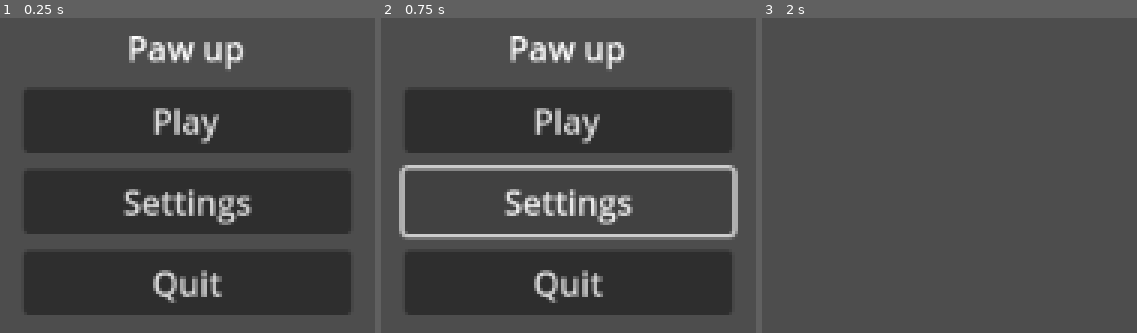
Above: before the commit, frames 1-3 (left to right).
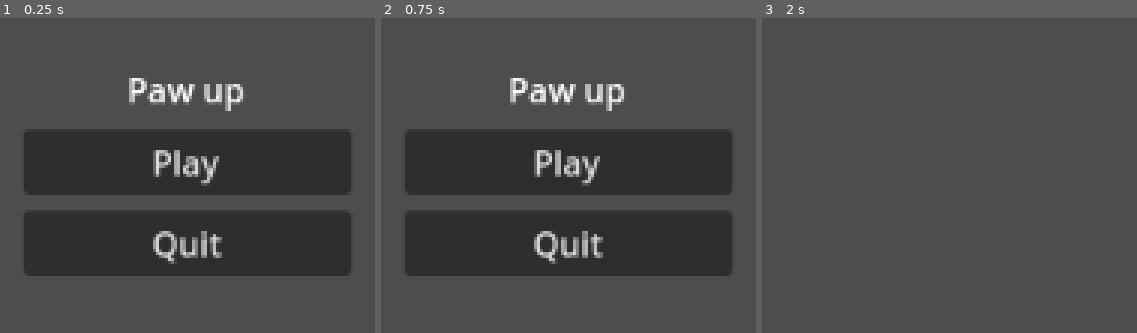
Above: after the commit, the same moments.

Repository: awowy/Cat-Game
Game: Godot game, scene res://scenes/Mainmenu.tscn
Two runs of this game, one before a commit and one after it. Both use one fixed random seed, a clock stepped at 60 frames per second and the inputs below. The project has no main scene, so this scene is started directly.
Inputs (mouse positions are in pixels of both pictures, inside the frame that each line leads up to):
- Up to frame 1 (0.25 s): no input
- Up to frame 2 (0.75 s): click (568, 200) at 0.5 s, where only the run before the commit has a clickable "Settings"
- Up to frame 3 (2 s): click "Play" at 1.25 s

The runs differ from the first frame. In frame 1, 37% of the frame differs, in the area x 6-94%, y 5-95%; in frame 2, 35%; in frame 3, nothing differs.

Commit message:
feat: add nothing

Diff:
--- a/cat-game/scenes/Mainmenu.tscn
+++ b/cat-game/scenes/Mainmenu.tscn
@@ -11,7 +11,7 @@
 grow_vertical = 2
 script = ExtResource("1_gmv32")
 
-[node name="VBoxContainer" type="VBoxContainer" parent="."]
+[node name="menupanel" type="VBoxContainer" parent="."]
 layout_mode = 1
 anchors_preset = 8
 anchor_left = 0.5
@@ -26,23 +26,18 @@
 grow_vertical = 2
 theme_override_constants/separation = 8
 
-[node name="Label" type="Label" parent="VBoxContainer"]
+[node name="Label" type="Label" parent="menupanel"]
 layout_mode = 2
 size_flags_horizontal = 4
 text = "Paw up"
 
-[node name="Playbutton" type="Button" parent="VBoxContainer"]
+[node name="Playbutton" type="Button" parent="menupanel"]
 layout_mode = 2
 text = "Play"
 
-[node name="Settingsbutton" type="Button" parent="VBoxContainer"]
-layout_mode = 2
-text = "Settings"
-
-[node name="quitbutton" type="Button" parent="VBoxContainer"]
+[node name="quitbutton" type="Button" parent="menupanel"]
 layout_mode = 2
 text = "Quit"
 
-[connection signal="pressed" from="VBoxContainer/Playbutton" to="." method="_on_play_pressed"]
-[connection signal="pressed" from="VBoxContainer/Settingsbutton" to="." method="_on_settings_pressed"]
-[connection signal="pressed" from="VBoxContainer/quitbutton" to="." method="_on_quit_pressed"]
+[connection signal="pressed" from="menupanel/Playbutton" to="." method="_on_play_pressed"]
+[connection signal="pressed" from="menupanel/quitbutton" to="." method="_on_quit_pressed"]
--- a/cat-game/scripts/mainmenu.gd
+++ b/cat-game/scripts/mainmenu.gd
@@ -3,7 +3,7 @@
 
 # Called when the node enters the scene tree for the first time.
 func _ready() -> void:
-	pass # Replace with function body.
+	pass
 
 
 # Called every frame. 'delta' is the elapsed time since the previous frame.
